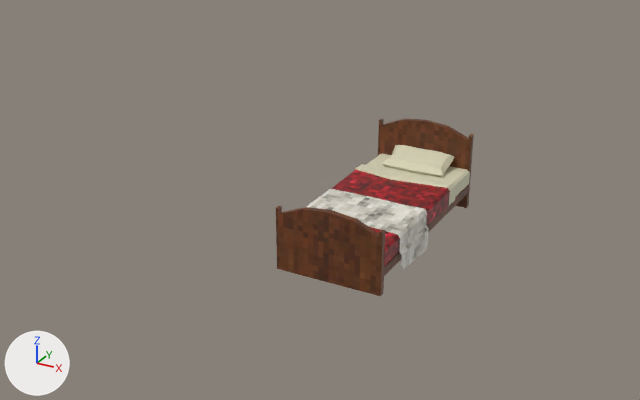
Renders of the Blender file Art/NewTiles/NewTiles.blend from each side of a commit.
The view is the same before and after, from a 50 mm camera at (5.95, -13.03, 6.94) aimed at (-1.29, 0.14, 0.36). The axes (+X, +Y, +Z) are drawn at lower left. The lights are the same throughout.

In view in the first picture: 'Bed_Single'.
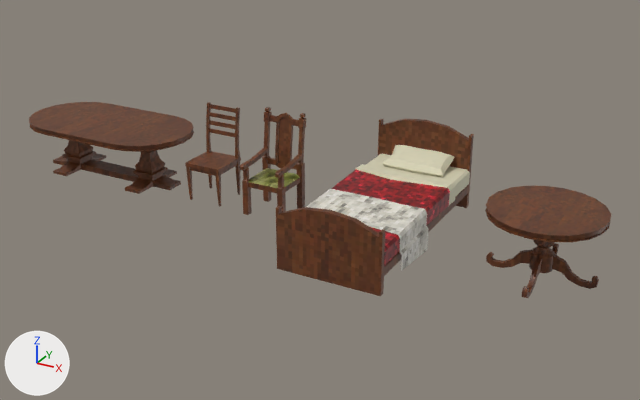
Pixel boxes [x1, y1, x2, y2] of what changed, in the pictures (640 x 400 px):
'Table_RoundLarge', shown (brown): after [29, 102, 194, 194]
'Table_RoundSmall2', shown (brown): after [485, 186, 611, 298]
'Chair', shown (brown): after [240, 107, 306, 215]
'Chair_1', shown (brown): after [185, 102, 241, 207]

What changed in the scene script:
```text
Change ob_chair_1:
    remove ob_chair_1.hide_set(True)
Change ob_table_roundlarge:
    remove ob_table_roundlarge.hide_set(True)
Change ob_table_roundsmall2:
    remove ob_table_roundsmall2.hide_set(True)
Change ob_chair:
    remove ob_chair.hide_set(True)
```
